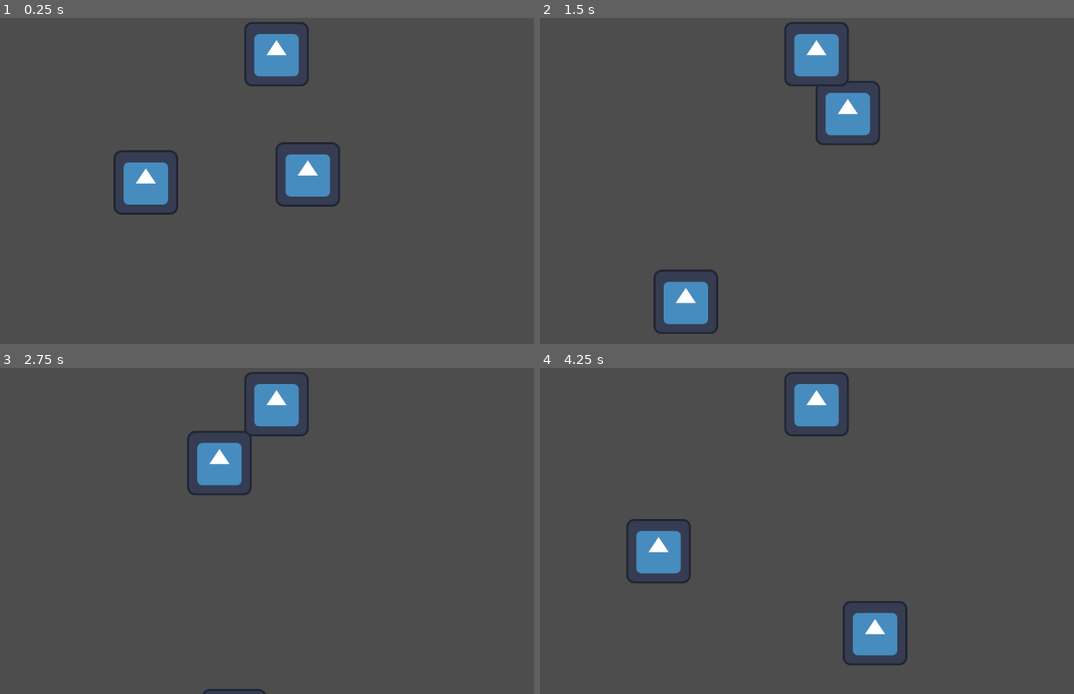
Above: before the commit, frames 1-4 (two rows, left to right).
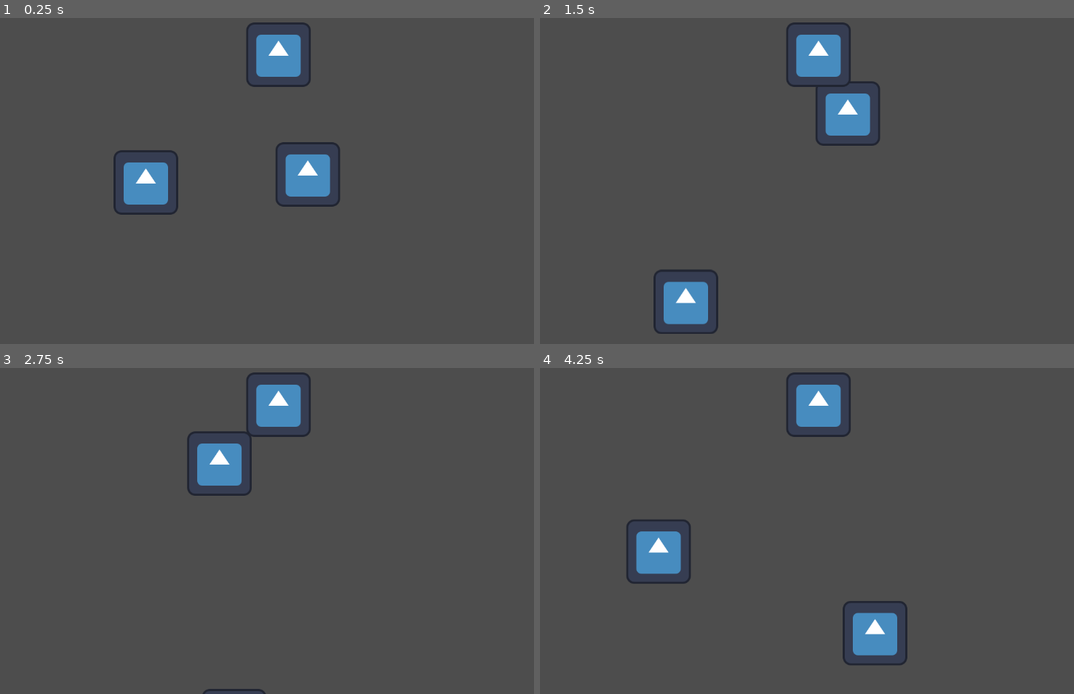
Above: after the commit, the same moments.

Repository: BrianGerardi/LaLuzYLaSombraGameJam
Game: Godot game, scene res://ScenaPrueba/EscenaDePrueba.tscn
Same seed, same stepped clock (60 frames per second), same inputs: the game is played once before the commit and once after it. The project has no main scene, so this scene is started directly. The engine's default icon, where the game draws it, is replaced by a stand-in: a white triangle on a blue panel in a dark square.
Inputs:
- Up to frame 1 (0.25 s): no input
- Up to frame 2 (1.5 s): tap Enter at 0.5 s; hold W (mover_arriba) from 0.53 s (still down)
- Up to frame 3 (2.75 s): release W (mover_arriba) at 2.03 s; hold A (mover_izquierda) from 2.03 s (still down)
- Up to frame 4 (4.25 s): release A (mover_izquierda) at 3.53 s; hold S (mover_abajo) from 3.53 s (still down)

The runs differ from the first frame. In frame 1, 0.5% of the frame differs, in the area x 45-59%, y 1-22%; in frame 2, 0.5%; in frame 3, 0.5%; in frame 4, 0.6%, in the area x 16-59%, y 1-66%.

Commit message:
Update EscenaDePrueba.tscn

Diff:
--- a/ScenaPrueba/EscenaDePrueba.tscn
+++ b/ScenaPrueba/EscenaDePrueba.tscn
@@ -35,7 +35,7 @@
 texture = ExtResource("1_mqmil")
 
 [node name="StaticBody2D" type="StaticBody2D" parent="."]
-position = Vector2(548, 72)
+position = Vector2(552, 73)
 
 [node name="CollisionShape2D" type="CollisionShape2D" parent="StaticBody2D"]
 position = Vector2(1, 1)
